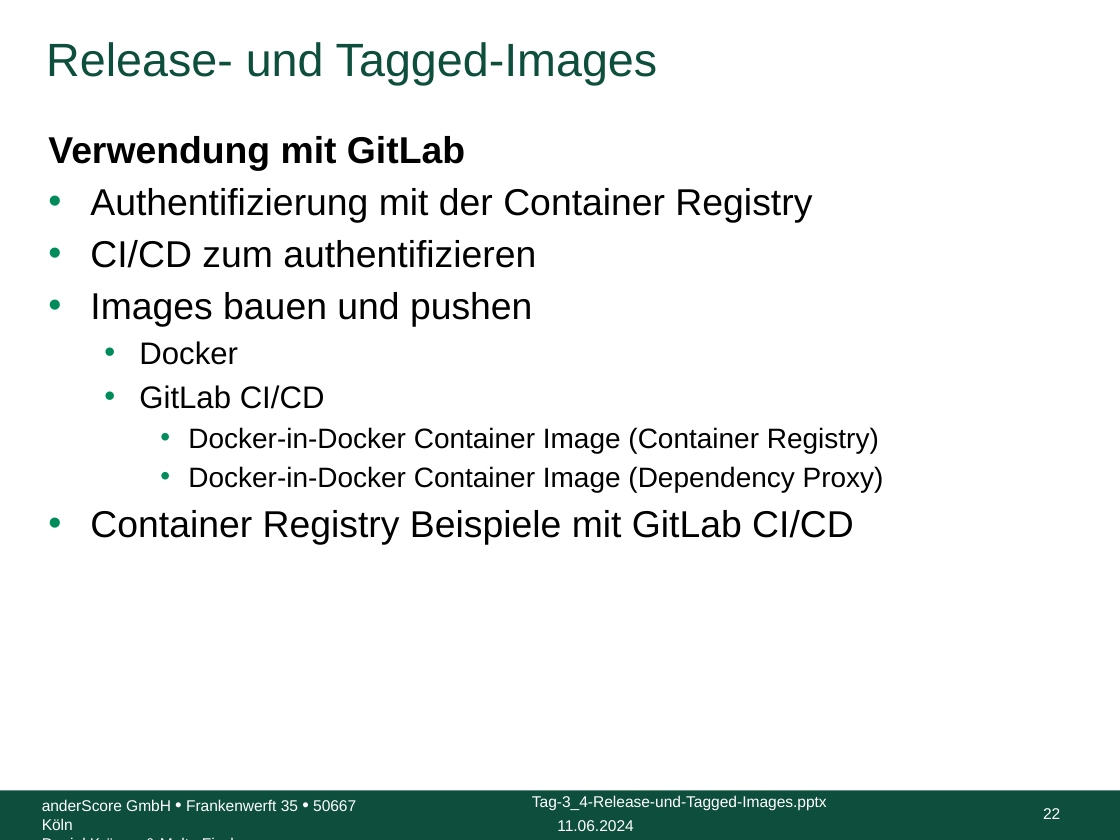
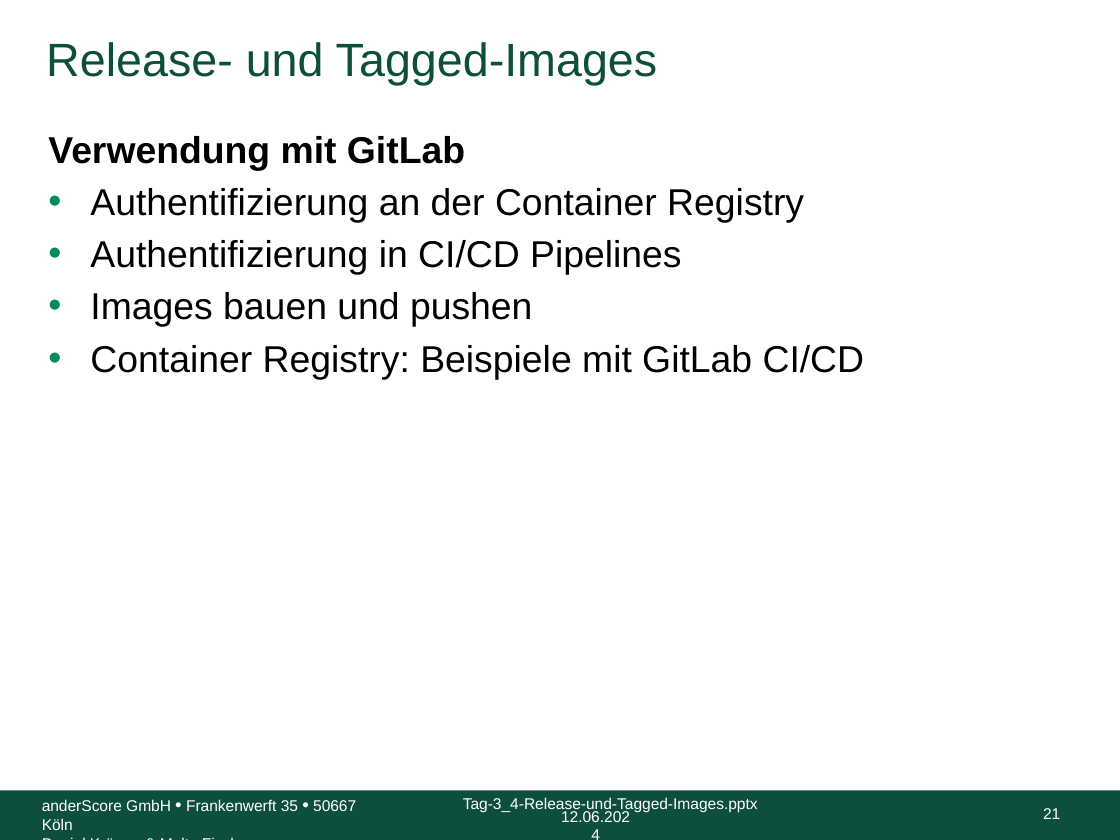
Before and after one commit to anderscore-gmbh/gitlab, a slide deck: slide 21 of slides/Tag-3_4-Release-und-Tagged-Images_Light.pptx (slide 22 before the commit). Drawn at 1120x840 pixels with LibreOffice and Linux fonts; fonts in the diff are those of the drawing; background and template pictures are left out. Boxes give left, top, right and bottom in pixels: in the first picture for what was removed or moved away, otherwise in the second. Text is boxed around its words. In the diff, an @@ line names an element or a change of style, - is before the commit and + after.

```diff
--- a/slides/Tag-3_4-Release-und-Tagged-Images_Light.pptx
+++ b/slides/Tag-3_4-Release-und-Tagged-Images_Light.pptx
@@ text at (90,188,804,275): text changed @@
-• Authentifizierung mit der Container Registry
-• CI/CD zum authentifizieren
+• Authentifizierung an der Container Registry
+• Authentifizierung in CI/CD Pipelines
@@ text at (90,345,865,379): text changed; size 18 to 24 pt @@
-  • Docker
-  • GitLab CI/CD
-    • Docker-in-Docker Container Image (Container Registry)
-    • Docker-in-Docker Container Image (Dependency Proxy)
-• Container Registry Beispiele mit GitLab CI/CD
+• Container Registry: Beispiele mit GitLab CI/CD
@@ text "Tag-3_4-Release-und-Tagged-Images.pptx": place and size @@
-text "Tag-3_4-Release-und-Tagged-Images.pptx" at (532,795,827,811)
+text "Tag-3_4-Release-und-Tagged-Images.pptx" at (463,797,758,813)
@@ page number at (1043,808,1060,819): text changed @@
-22
+21
@@ text at (561,811,630,822): text changed @@
-11.06.2024
+12.06.2024
```
Also in this commit, not shown: 36 other slides changed, 1 slide removed, 2 other files.
